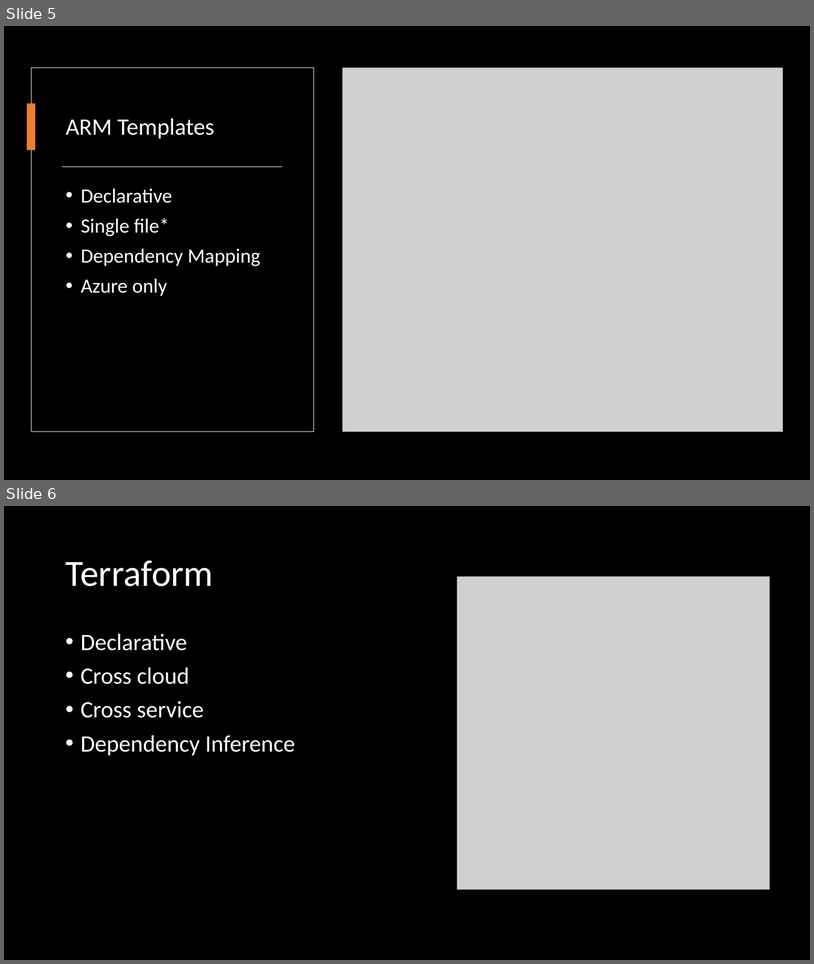
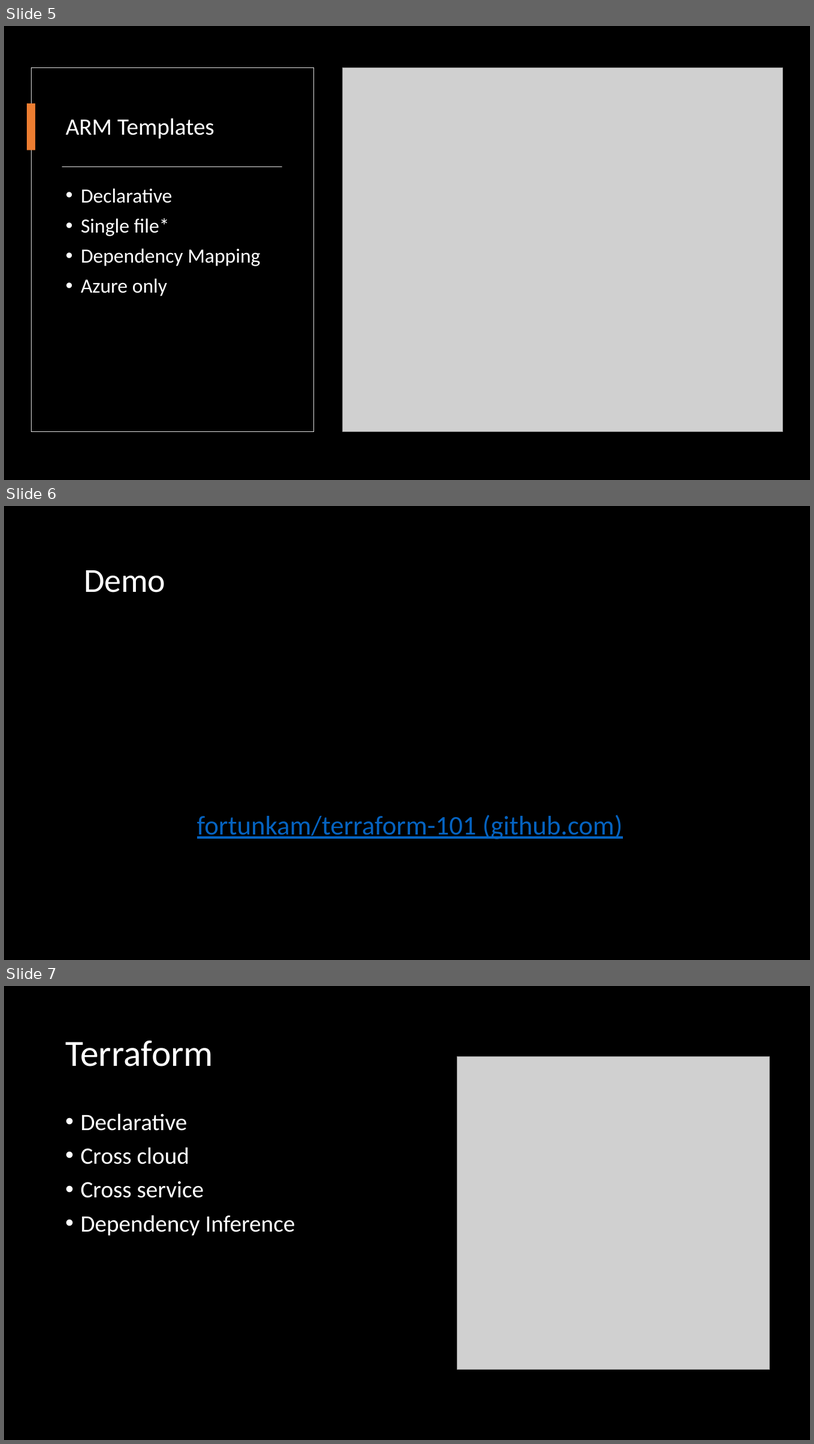
Before and after one commit to fortunkam/terraform-101, a slide deck: presentation/Terraform 101.pptx. Shown one above the other, each under a label of ours: slides 5 and 6 before the commit, slides 5, 6 and 7 after it. The pictures are 814x964 and 814x1444 pixels, drawn with LibreOffice and Linux fonts; fonts in the diff are those of the drawing; grey boxes stand for pictures; background and template pictures are left out. Boxes give left, top, right and bottom in pixels: in the first picture for what was removed or moved away, otherwise in the second. Text is boxed around its words. In the diff, an @@ line names an element or a change of style, - is before the commit and + after.

```diff
--- a/presentation/Terraform 101.pptx
+++ b/presentation/Terraform 101.pptx
@@ slide 6 added at (x1=4, y1=506, x2=810, y2=960), background #000000 @@
@@ title added at (x1=84, y1=570, x2=165, y2=592), 40 pt, text #FFFFFF @@
+Demo
@@ text added at (x1=197, y1=814, x2=623, y2=839), 32 pt, text #0563C1, underline @@
+fortunkam/terraform-101 (github.com)
@@ what was slide 6 is now slide 7 @@
```
Also in this commit, not shown: 3 slides changed, 1 other slide added, 2 other files.
